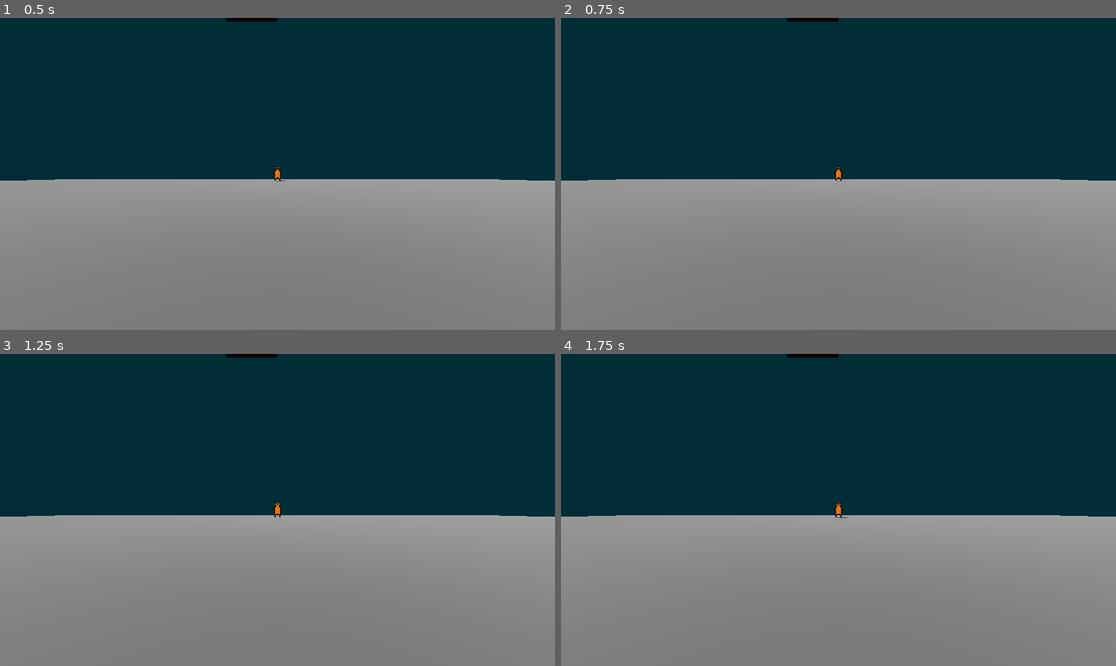
Above: before the commit, frames 1-4 (two rows, left to right).
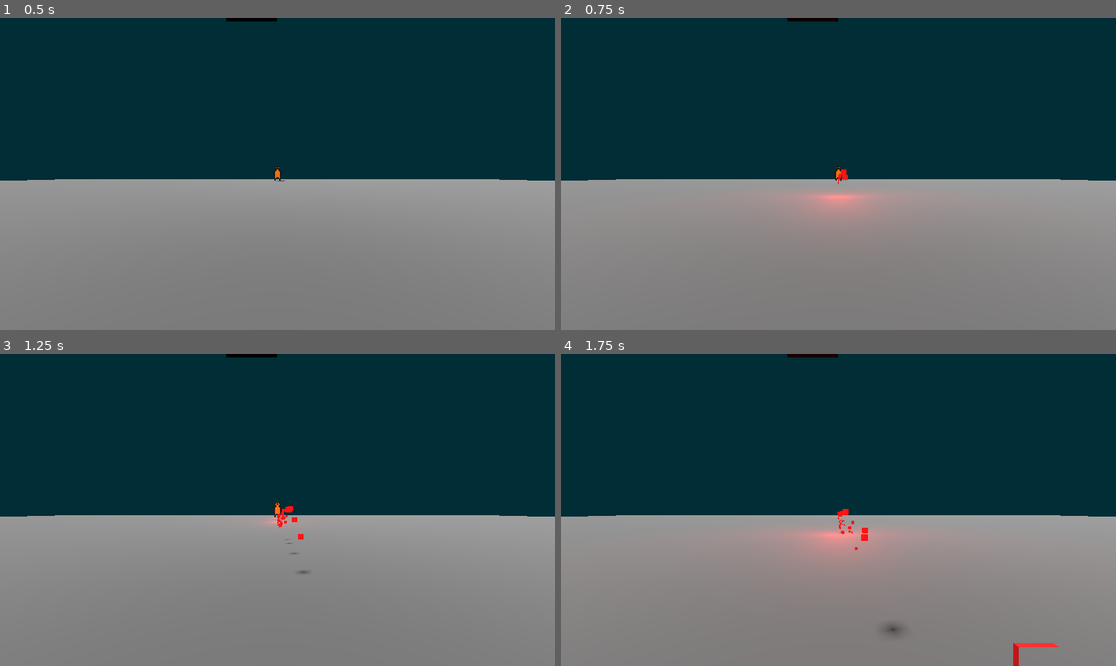
Above: after the commit, the same moments.

Repository: Majsek/Project_BC
Game: Godot game, scene res://scenes/world.tscn
Two runs of this game, one before a commit and one after it. Both use one fixed random seed, a clock stepped at 60 frames per second and the inputs below.
Inputs:
- Up to frame 1 (0.5 s): no input
- Up to frame 2 (0.75 s): tap Enter (ui_accept) at 0.5 s
- Up to frame 3 (1.25 s): tap Enter (ui_accept) at 0.77 s
- Up to frame 4 (1.75 s): tap Enter (ui_accept) at 1.52 s

Frame 1 is identical in both runs. In frame 2, 1.4% of the frame differs, in the area x 40-60%, y 48-66%; in frame 3, 0.2%; in frame 4, 2.5%, in the area x 37-90%, y 47-100%.
Error before the commit: Parse Error: Could not resolve class "res://scripts/hand.gd". (res://scripts/right_hand.gd:1)

Commit message:
refactoring

Diff:
--- a/scripts/hand.gd
+++ b/scripts/hand.gd
@@ -36,7 +36,7 @@
 			player_.check_grab()
 
 		"by_button":
-			if !is_right_hand:
+			if !is_right_hand_:
 				get_tree().reload_current_scene()
 
 func _on_button_released(name):
Not shown, added: scenes/pla5636.tmp
Not shown, added: scenes/plaD4B5.tmp
